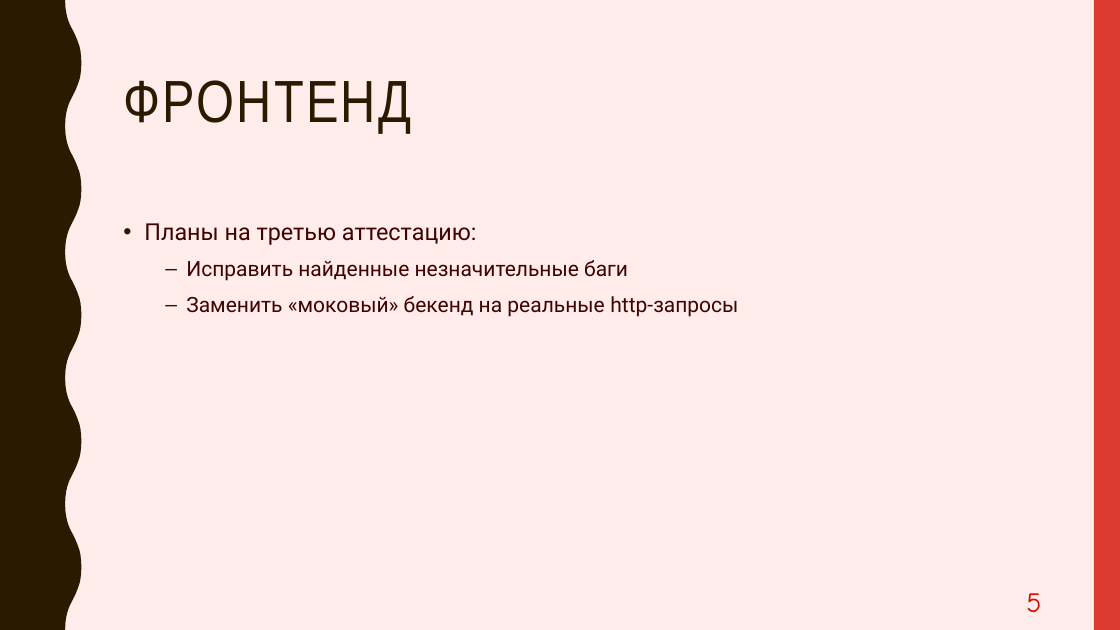
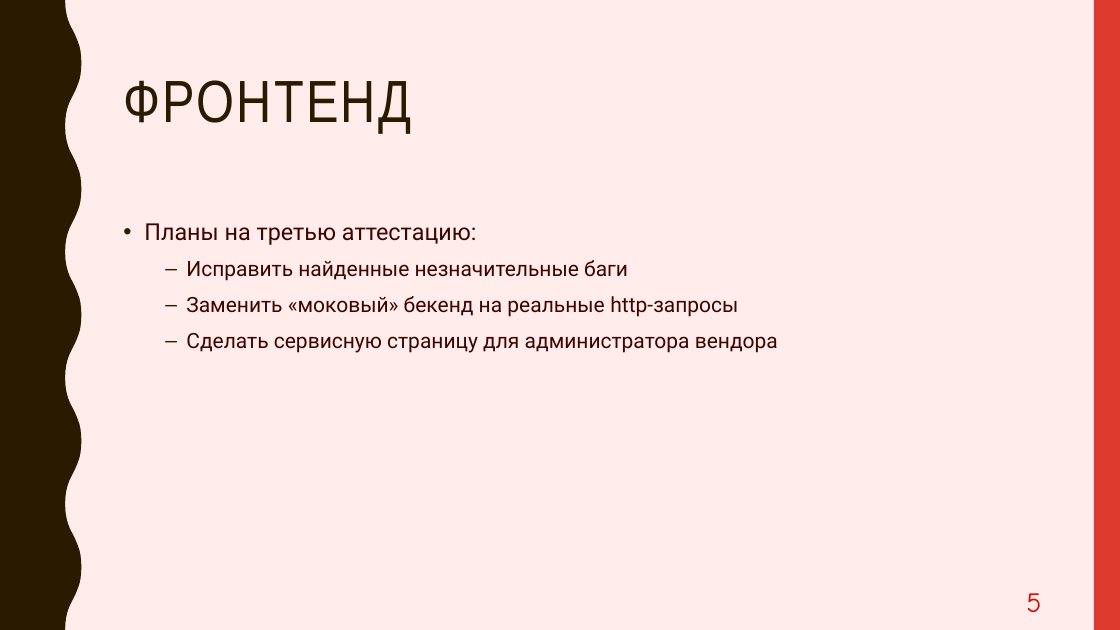
Before and after one commit to PavelPutin/restobook, a slide deck: slide 5 of отчёты о проделанной работе/Отчёт о проделанной работе.pptx. Drawn at 1120x630 pixels with LibreOffice and Linux fonts; fonts in the diff are those of the drawing. Boxes give left, top, right and bottom in pixels: in the first picture for what was removed or moved away, otherwise in the second. Text is boxed around its words. In the diff, an @@ line names an element or a change of style, - is before the commit and + after.

```diff
--- a/отчёты о проделанной работе/Отчёт о проделанной работе.pptx
+++ b/отчёты о проделанной работе/Отчёт о проделанной работе.pptx
@@ text at box(186, 333, 778, 353): paragraph added @@
+  – Сделать сервисную страницу для администратора вендора
```
Also in this commit, not shown: 1 other file.
